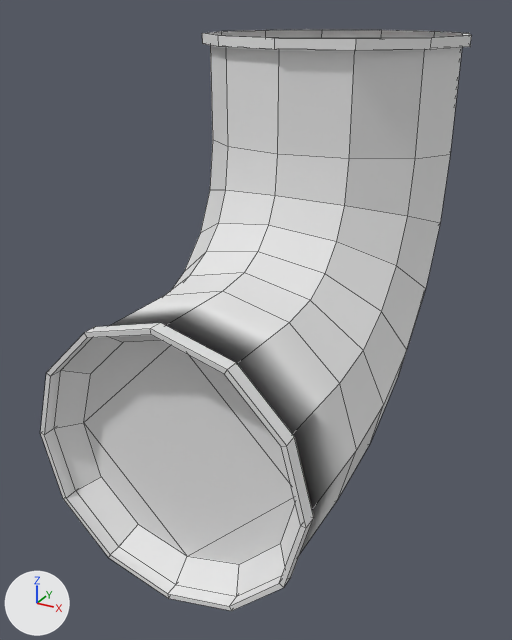
The FBX model Assets/Nathan/Art/pipe(2).fbx as it was, and as the next commit left it.
Camera for both pictures: a camera (50 mm lens) standing at (1.13, -2.3, 0.93) and looking at (-0.08, -0.1, -0.17). Lighting does not change. The marker at lower left points along +X, +Y and +Z. Mesh edges are drawn as thin lines.

The older version as bpy lines, for what is in view:
```python
me_plane_002 = bpy.data.meshes.new('Plane.002')
me_plane_002.from_pydata(...)  # 180 vertices, 185 faces; spans x -0.51..0.51, y -0.85..0.9, z -0.89..0.84
ob_plane = bpy.data.objects.new('Plane', me_plane_002)
ob_plane.location = (0.0, 0.0, 0.0)
```
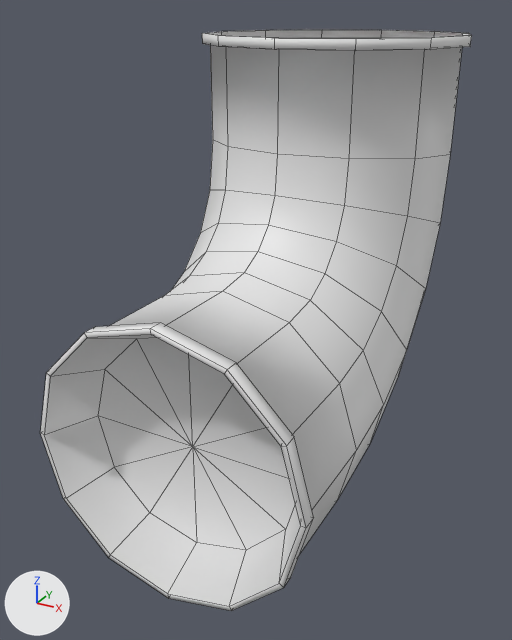
Commit message: pipes fix

What differs and where, as boxes (x1, y1, x2, y2) in the pictures (512 x 640 px; the box of a moved part takes in the faces that stretch with it):
part 1 of me_plane_002, moved or reshaped: (44, 335, 301, 606) in both

The edits, one by one:
me_plane_002 is used by ob_plane; location (0.0, 0.0, 0.0).
me_plane_002 had 180 vertices, 185 faces and spanned x -0.51..0.51, y -0.85..0.9, z -0.89..0.84.
me_plane_002 now has 181 vertices, 180 faces and spans x -0.51..0.51, y -0.85..0.9, z -0.89..0.84.
Part 1, on me_plane_002:
12 vertices are removed from x -0.41..0.41, y -0.73, z -0.8..0.02.
29 faces are deleted.
13 vertices are added at x -0.4..0.4, y -0.67, z -0.79..0.01.
24 new faces join them.
me_plane_002 part 2: the surface is now shaded smooth.
